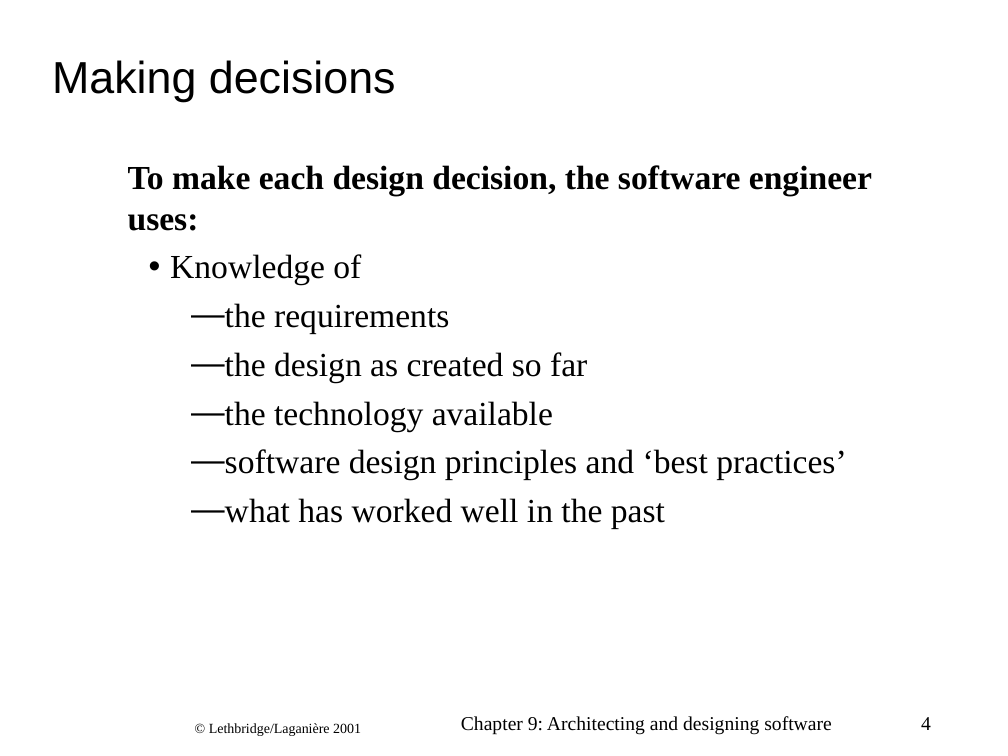
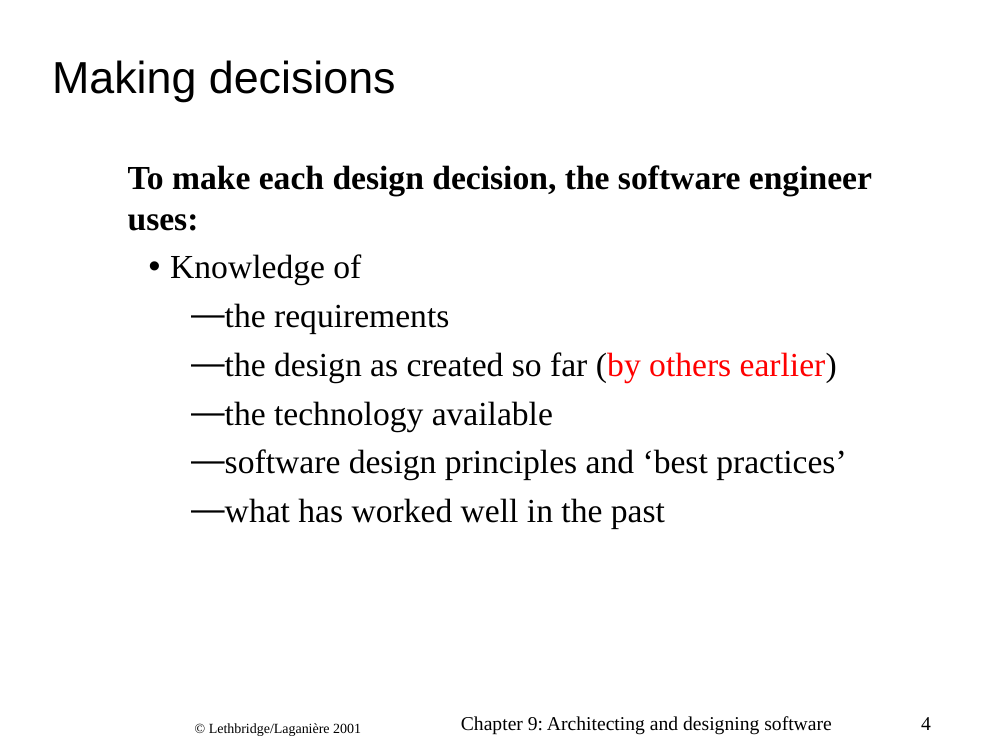
Before and after one commit to CphBusCosSem2/week9-14-Project-part-1, a slide deck: slide 4 of arch-LethbridgeLaganiere_ch09.ppt. Drawn at 1008x756 pixels with LibreOffice and Linux fonts; fonts in the diff are those of the drawing; background and template pictures are left out. Boxes give left, top, right and bottom in pixels: in the first picture for what was removed or moved away, otherwise in the second. Text is boxed around its words. In the diff, an @@ line names an element or a change of style, - is before the commit and + after.

```diff
--- a/arch-LethbridgeLaganiere_ch09.ppt
+++ b/arch-LethbridgeLaganiere_ch09.ppt
@@ text at (x1=225, y1=352, x2=837, y2=382): text changed @@
-    — the design as created so far
+    — the design as created so far (by others earlier)
```
Also in this commit, not shown: 15 other slides changed, 1 slide added, 1 slide removed, 1 other file.
